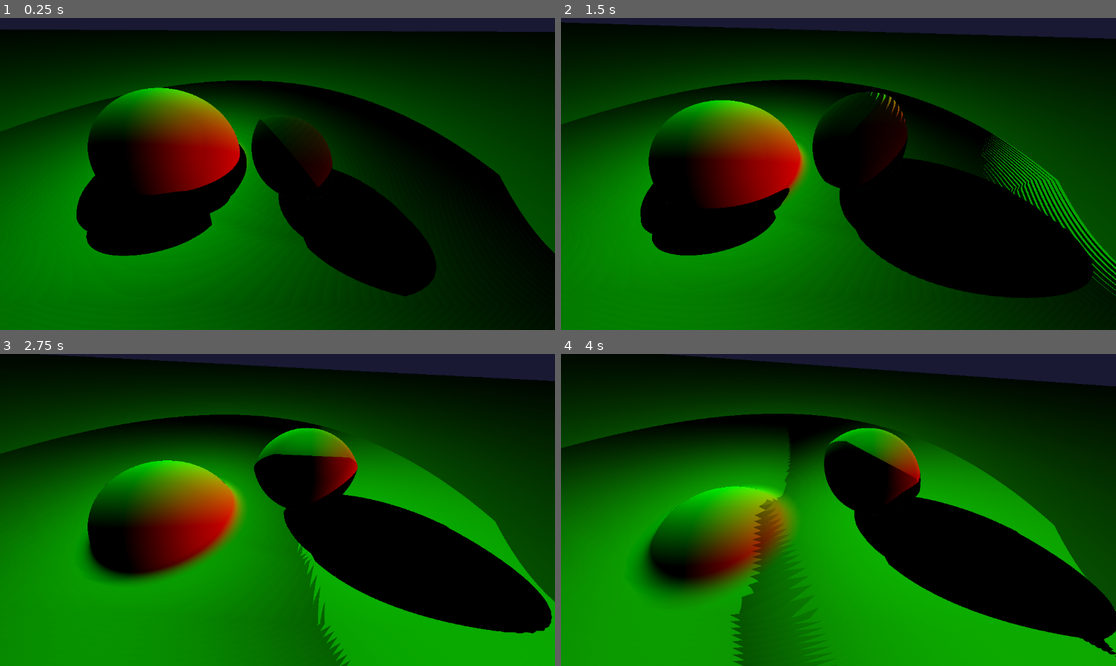
Above: before the commit, frames 1-4 (two rows, left to right).
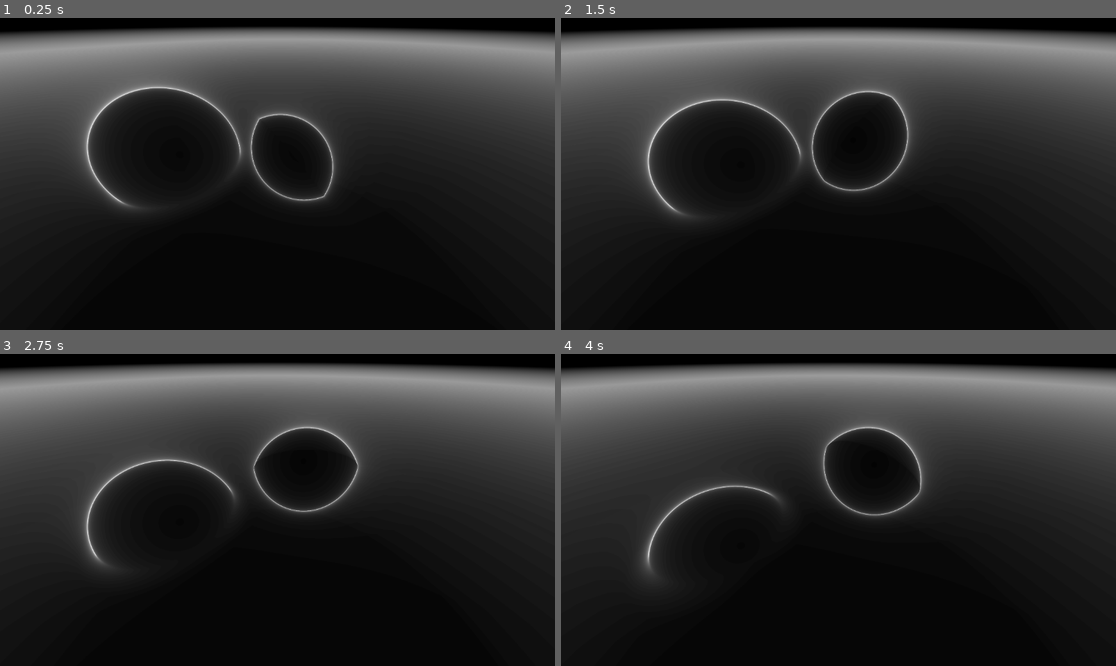
Above: after the commit, the same moments.

Repository: OfficialPixelBrush/RayMGoDot
Game: Godot game, scene res://node_3d.tscn
Same seed, same stepped clock (60 frames per second), same inputs: the game is played once before the commit and once after it.
Inputs:
- Up to frame 1 (0.25 s): no input
- Up to frame 2 (1.5 s): no input
- Up to frame 3 (2.75 s): no input
- Up to frame 4 (4 s): no input

The runs differ from the first frame. In frame 1, 77% of the frame differs, in the area x 0-100%, y 0-100%; in frame 2, 78%; in frame 3, 85%; in frame 4, 85%.

Commit message:
aaaaaaa

Diff:
--- a/node_3d.tscn
+++ b/node_3d.tscn
@@ -5,7 +5,14 @@
 
 [sub_resource type="ShaderMaterial" id="ShaderMaterial_mwhae"]
 shader = ExtResource("1_ytxxp")
-shader_parameter/light01 = Vector3(-2, 3, -3)
+shader_parameter/light01 = Vector3(2.29, 4.35, -4.275)
+shader_parameter/cameraPosition = Vector3(0, 0, -5)
+shader_parameter/cameraOffset = Vector2(0, 0)
+shader_parameter/fieldOfView = 0.0
+shader_parameter/plane2 = Vector4(0, 1, -1, -1)
+shader_parameter/bgGradient = 1.0
+shader_parameter/bg1 = Vector3(0.1, 0.1, 0.2)
+shader_parameter/bg2 = Vector3(0.455, 0.52, 0.835)
 
 [node name="Node2D" type="Node2D"]
 script = ExtResource("1_w306i")
--- a/raymarch.gdshader
+++ b/raymarch.gdshader
@@ -1,7 +1,14 @@
 shader_type canvas_item;
 render_mode unshaded;
 
-uniform vec3 light01 = vec3(-2.0f, 3.0f, -3.0f);
+uniform vec3 light01 = vec3(2.29, 4.35, -4.275);
+uniform vec3 cameraPosition = vec3(0.0f,0.0f,-5.0f);
+uniform vec2 cameraOffset = vec2(0.0f,0.0f);
+uniform float fieldOfView = 0.0f;
+uniform vec4 plane2 = vec4(0.0, 1.0, -1.0,-1.0);
+uniform float bgGradient = 1.0f;
+uniform vec3 bg1 = vec3(0.1,0.1,0.2);
+uniform vec3 bg2 = vec3(0.455,0.52,0.835);
 
 void vertex() {
 	// Called for every vertex the material is visible on.
@@ -22,6 +29,28 @@
 float sdfGyroid(vec3 p, float k) {
     p = p * k + TIME;
     return sin(p.x) * cos(p.y) + sin(p.y) * cos(p.z) + sin(p.z) * cos(p.x);
+}
+
+// From https://www.shadertoy.com/view/4sXXRN
+float dot2( in vec3 v ) { return dot(v,v); }
+float udTriangle( vec3 p, vec3 a, vec3 b, vec3 c )
+{
+  vec3 ba = b - a; vec3 pa = p - a;
+  vec3 cb = c - b; vec3 pb = p - b;
+  vec3 ac = a - c; vec3 pc = p - c;
+  vec3 nor = cross( ba, ac );
+
+  return sqrt(
+    (sign(dot(cross(ba,nor),pa)) +
+     sign(dot(cross(cb,nor),pb)) +
+     sign(dot(cross(ac,nor),pc))<2.0)
+     ?
+     min( min(
+     dot2(ba*clamp(dot(ba,pa)/dot2(ba),0.0,1.0)-pa),
+     dot2(cb*clamp(dot(cb,pb)/dot2(cb),0.0,1.0)-pb) ),
+     dot2(ac*clamp(dot(ac,pc)/dot2(ac),0.0,1.0)-pc) )
+     :
+     dot(nor,pa)*dot(nor,pa)/dot2(nor) );
 }
 
 float opUnion( float d1, float d2 ) {  return min(d1,d2); }
@@ -48,12 +77,13 @@
     float sphere_2 = sdfSphere(p, circle2, 1.0);
     vec3 circle3 = vec3(-2.5f, -0.5f+value4, -1.0f);
     float sphere_3 = sdfSphere(p, circle3, 1.5);
-    //vec4 plane = {0.0, 1.0, -1.0,-1.0};
-    //float plane_4 = getSignedDistanceFromPlane(p, plane);
-    vec4 plane2 = vec4(0.1*sin(TIME/5.0), 1.0, -1.0,-1.0);
+    vec3 triP1 = vec3(0.0, 2.0, -1.0);
+    vec3 triP2 = vec3(0.0, 0.0, -1.0);
+    vec3 triP3 = vec3(2.0, 1.0, -2.0);
+    float tri_4 = udTriangle(p, triP1, triP2, triP3);
     float plane_5 = sdfPlane(p, plane2);
-    //vec3 gyroid = vec3(-1.0f, -0.5f, 0.0f);
-    //float gyroid_6 = sdfGyroid(p, 15.0f);
+    vec3 gyroid = vec3(-1.0f, -0.5f, 0.0f);
+    float gyroid_6 = sdfGyroid(p, 15.0f);
     /*
     vec3 box = { 1.0, 1.0, 1.0};
     vec3 box2 = { 0.0, 0.0, 0.0};
@@ -66,9 +96,10 @@
     // fmin for both
     // fmax for itersection
     // fmin for both
-    float finalDistance = max(sphere_1,sphere_2);
-	finalDistance = min(opSmoothUnion(plane_5,sphere_3, 0.3), finalDistance);
-    //finalDistance = min(sphere_3,finalDistance); //fmin(fmax(gyroid_6,plane_5),finalDistance);
+    float finalDistance = opIntersection(sphere_1,sphere_2);
+	finalDistance = min(opSmoothUnion(plane_5,sphere_3,0.3), finalDistance);
+	//finalDistance = opSmoothUnion(tri_4, finalDistance,1.0);
+    //finalDistance = max(gyroid_6,finalDistance); //fmin(fmax(gyroid_6,plane_5),finalDistance);
     //finalDistance = fmin(box_7,finalDistance);
     return finalDistance;
 }
@@ -92,92 +123,50 @@
     return normal;
 }
 
+vec3 lerp(vec3 a, vec3 b, float t) {
+	return a + (b - a) * t;
+}
 
-vec3 checkLightVisibility(vec3 hitPosition, vec3 lightPosition) {
-	const float MINIMUM_HIT_DISTANCE = 0.001f;
-	const float MAXIMUM_TRACE_DISTANCE = 1000.0f;
-    float stepSize = 0.1;
-    int numberOfSteps = 64;
-    // Calculate the ray direction from the hit position to the light
-    vec3 rayDirection = normalize(lightPosition - hitPosition);
-
-    // Set the initial ray origin to a small offset from the hit position
-    // This avoids self-intersection with the hit geometry
-    const float epsilon = 1.1f;
-    vec3 rayOrigin = hitPosition + rayDirection * epsilon;
-
-    // Ray march towards the light source
-    for (int i = 0; i < numberOfSteps; ++i) {
-        vec3 currentPosition = rayOrigin + (float(i) * stepSize) * rayDirection;
-
-        // Check if the current position is beyond the light source
-        if (length(currentPosition - lightPosition) < epsilon) {
-            // The light source is visible
-            vec3 normal = calculateNormal(currentPosition);
-            vec3 directionToLight = normalize(lightPosition - currentPosition);
-            float diffuseIntensity = max(0.0, dot(normal, directionToLight));
-            return vec3(diffuseIntensity,diffuseIntensity,diffuseIntensity);
-        }
-
-        // Check if the current position intersects with any geometry
-        float distanceToClosest = mapTheWorld(currentPosition);
-
-        // If the intersection is very close, we've hit something before reaching the light
-        if (distanceToClosest < MINIMUM_HIT_DISTANCE) {
-            return vec3(0.0f,0.0f,0.0f);;
-        }
-    }
-
-    // If we've reached this point, the light source is visible
-    vec3 normal = calculateNormal(hitPosition);
-    vec3 directionToLight = normalize(lightPosition - hitPosition);
-    float diffuseIntensity = max(0.0, dot(normal, directionToLight));
-    vec3 c = vec3(diffuseIntensity,diffuseIntensity,diffuseIntensity);
-    return c;
+vec3 getSkybox(vec3 rayDirection) {
+	return lerp(bg1,bg2,rayDirection.y*bgGradient);
 }
 
 vec3 rayMarch(vec3 rayOrigin, vec3 rayDirection) {
-	vec3 bg = vec3(0.1,0.1,0.2);
-    int numberOfSteps = 100;
-	const float THICKNESS = 0.001;
+	int numberOfSteps = 80;
+	float minDistance = 0.001;
+	float maxDistance = 100.0;
 	float progress = 0.0;
+	vec3 color = vec3(1.0);
 
-    vec3 currentPosition = rayOrigin;
 	for (int i = 0; i < numberOfSteps; ++i) {
-		currentPosition = rayOrigin + progress*rayDirection;
-		vec3 spherePosition = vec3(0.0,0.0,0.0);
+		vec3 currentPosition = rayOrigin + rayDirection * progress;
 		float distanceToClosest = mapTheWorld(currentPosition);
-		if (distanceToClosest < THICKNESS) {
-			vec3 normal = calculateNormal(currentPosition);
-			vec3 directionToLight = normalize(currentPosition - light01);
-            vec3 c = checkLightVisibility(currentPosition, light01);
-            c *= normal;
-			return c;
-		}
-		progress = progress + distanceToClosest;
+		progress += distanceToClosest;
+		color = vec3(float(i))/float(numberOfSteps);
+		if (distanceToClosest < minDistance) { break; }
+		if (progress > maxDistance) { break; }
 	}
-	return bg;
+	color *= 1.0 - vec3(progress / maxDistance);
+	return color;
 }
 
 void fragment() {
     // Initial renderer color
-    vec3 cameraPosition = vec3(0.0f,0.0f,-5.0f);
 	float aspectRatio = SCREEN_PIXEL_SIZE.x / SCREEN_PIXEL_SIZE.y;
 	vec2 uv = (UV-0.5)*2.0;
 	uv.y *= -1.0;
 	uv.x = uv.x/aspectRatio;
-    vec3 rayDirection = vec3(uv,1.0f);
-	/*
-	vec3 offsetX = vec3(SCREEN_PIXEL_SIZE.x/2.0, 0.0, 0.0);
-	vec3 offsetY = vec3(0.0, SCREEN_PIXEL_SIZE.y/2.0, 0.0);
+    vec3 rayDirection = normalize(vec3(uv,1.0f) + vec3(cameraOffset,fieldOfView));
+	vec3 offsetX = vec3(SCREEN_PIXEL_SIZE.x*1.5, 0.0, 0.0);
+	vec3 offsetY = vec3(0.0, SCREEN_PIXEL_SIZE.y*1.5, 0.0);
 
     vec3 c1 = rayMarch(cameraPosition+offsetX+offsetY, rayDirection);
     vec3 c2 = rayMarch(cameraPosition-offsetX+offsetY, rayDirection);
     vec3 c3 = rayMarch(cameraPosition+offsetX-offsetY, rayDirection);
     vec3 c4 = rayMarch(cameraPosition-offsetX-offsetY, rayDirection);
     vec3 c = (c1+c2+c3+c4)/4.0;
-	*/
-    vec3 c = rayMarch(cameraPosition, rayDirection);
+
+    //vec3 c = rayMarch(cameraPosition, rayDirection);
 
 	// Called for every pixel the material is visible on.
 	COLOR = vec4(c, 1.0);
